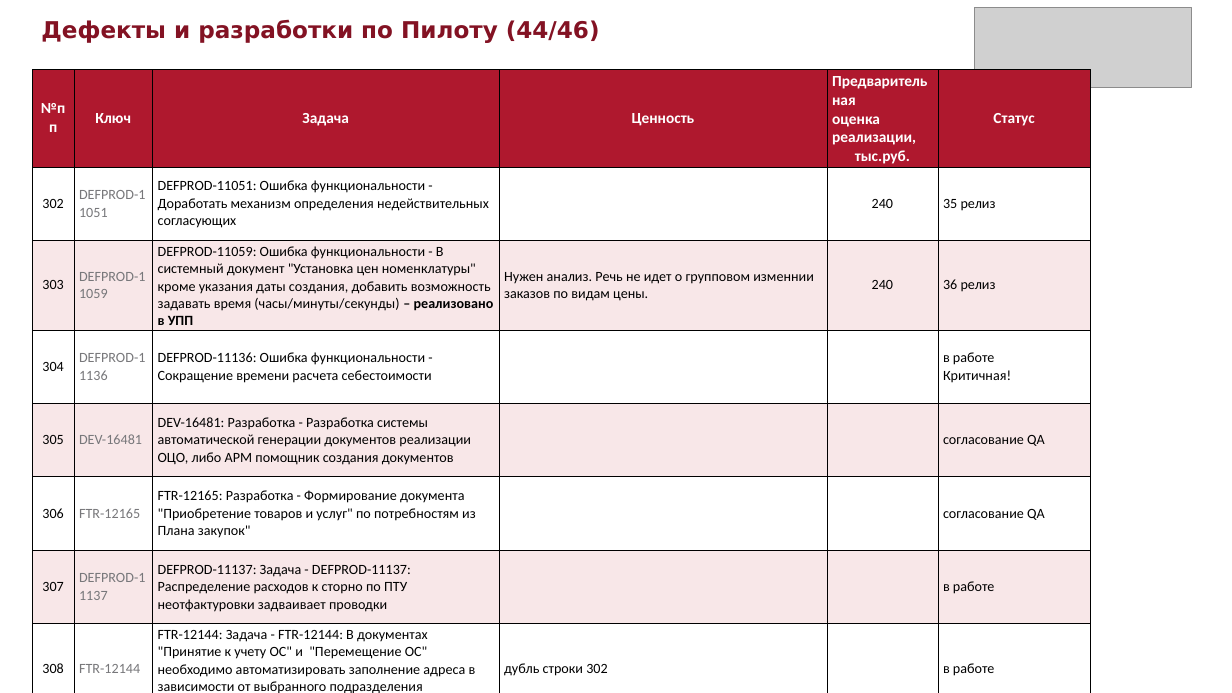
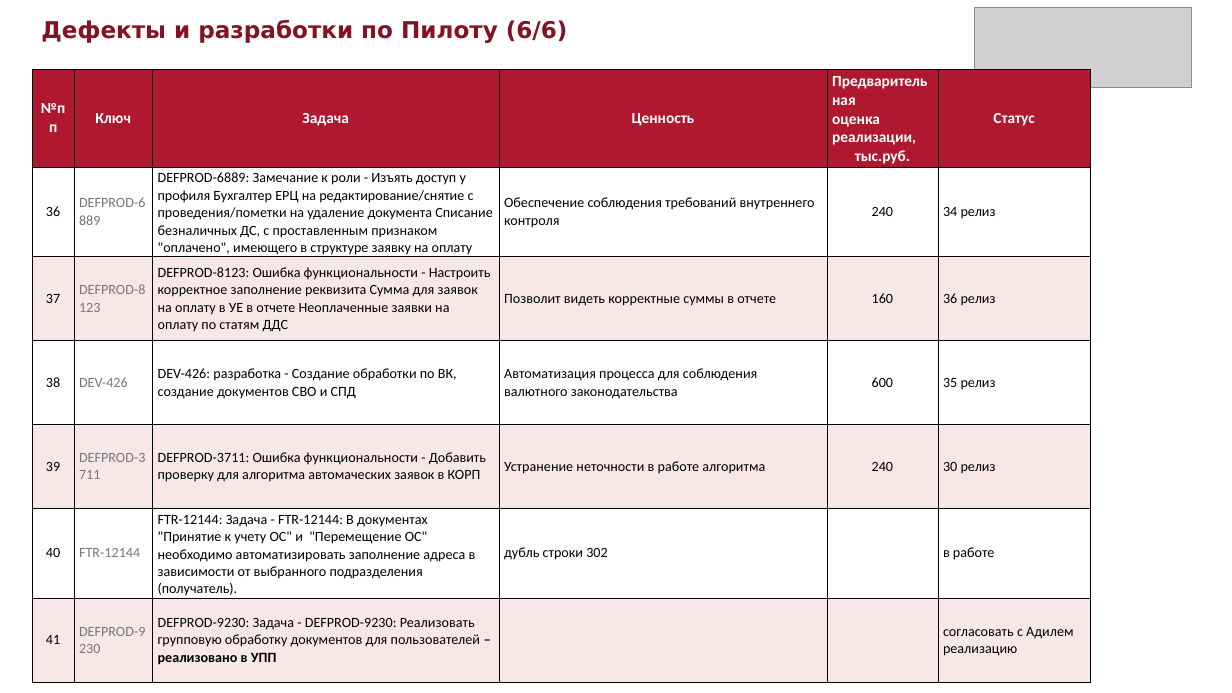
Before and after one commit to sokrat-in-me/pptx, a slide deck: slide 6 of Дефекты_и_разработки_по_Пилоту.pptx (slide 44 before the commit). Drawn at 1232x693 pixels with LibreOffice and Linux fonts; fonts in the diff are those of the drawing; grey boxes stand for pictures. Boxes give left, top, right and bottom in pixels: in the first picture for what was removed or moved away, otherwise in the second. Text is boxed around its words. In the diff, an @@ line names an element or a change of style, - is before the commit and + after.

```diff
--- a/Дефекты_и_разработки_по_Пилоту.pptx
+++ b/Дефекты_и_разработки_по_Пилоту.pptx
@@ text at (41,19,568,43): text changed @@
-Дефекты и разработки по Пилоту (44/46)
+Дефекты и разработки по Пилоту (6/6)
@@ table at (32,69,1091,669) @@
-row 2: 302 | DEFPROD-11051 | DEFPROD-11051: Ошибка функциональности - Доработать механизм определения недействительных согласующих |  | 240 | 35 релиз
-row 3: 303 | DEFPROD-11059 | DEFPROD-11059: Ошибка функциональности - В системный документ "Установка цен номенклатуры" кроме указания даты создания, добавить возможность задавать время (часы/минуты/секунды) – реализовано в УПП | Нужен анализ. Речь не идет о групповом изменнии заказов по видам цены. | 240 | 36 релиз
-row 4: 304 | DEFPROD-11136 | DEFPROD-11136: Ошибка функциональности - Сокращение времени расчета себестоимости |  |  | в работе Критичная!
-row 5: 305 | DEV-16481 | DEV-16481: Разработка - Разработка системы автоматической генерации документов реализации ОЦО, либо АРМ помощник создания документов |  |  | согласование QA
-row 6: 306 | FTR-12165 | FTR-12165: Разработка - Формирование документа "Приобретение товаров и услуг" по потребностям из Плана закупок" |  |  | согласование QA
-row 7: 307 | DEFPROD-11137 | DEFPROD-11137: Задача - DEFPROD-11137: Распределение расходов к сторно по ПТУ неотфактуровки задваивает проводки |  |  | в работе
-row 8: 308 | FTR-12144 | FTR-12144: Задача - FTR-12144: В документах "Принятие к учету ОС" и "Перемещение ОС" необходимо автоматизировать заполнение адреса в зависимости от выбранного подразделения (получатель). | дубль строки 302 |  | в работе
+row 2: 36 | DEFPROD-6889 | DEFPROD-6889: Замечание к роли - Изъять доступ у профиля Бухгалтер ЕРЦ на редактирование/снятие с проведения/пометки на удаление документа Списание безналичных ДС, с проставленным признаком "оплачено", имеющего в структуре заявку на оплату | Обеспечение соблюдения требований внутреннего контроля | 240 | 34 релиз
+row 3: 37 | DEFPROD-8123 | DEFPROD-8123: Ошибка функциональности - Настроить корректное заполнение реквизита Сумма для заявок на оплату в УЕ в отчете Неоплаченные заявки на оплату по статям ДДС | Позволит видеть корректные суммы в отчете | 160 | 36 релиз
+row 4: 38 | DEV-426 | DEV-426: разработка - Создание обработки по ВК, создание документов СВО и СПД | Автоматизация процесса для соблюдения валютного законодательства | 600 | 35 релиз
+row 5: 39 | DEFPROD-3711 | DEFPROD-3711: Ошибка функциональности - Добавить проверку для алгоритма автомаческих заявок в КОРП | Устранение неточности в работе алгоритма | 240 | 30 релиз
+row 6: 40 | FTR-12144 | FTR-12144: Задача - FTR-12144: В документах "Принятие к учету ОС" и "Перемещение ОС" необходимо автоматизировать заполнение адреса в зависимости от выбранного подразделения (получатель). | дубль строки 302 |  | в работе
+row 7: 41 | DEFPROD-9230 | DEFPROD-9230: Задача - DEFPROD-9230: Реализовать групповую обработку документов для пользователей – реализовано в УПП |  |  | согласовать с Адилем реализацию
```
Also in this commit, not shown: 5 other slides changed, 40 slides removed, 2 other files.
